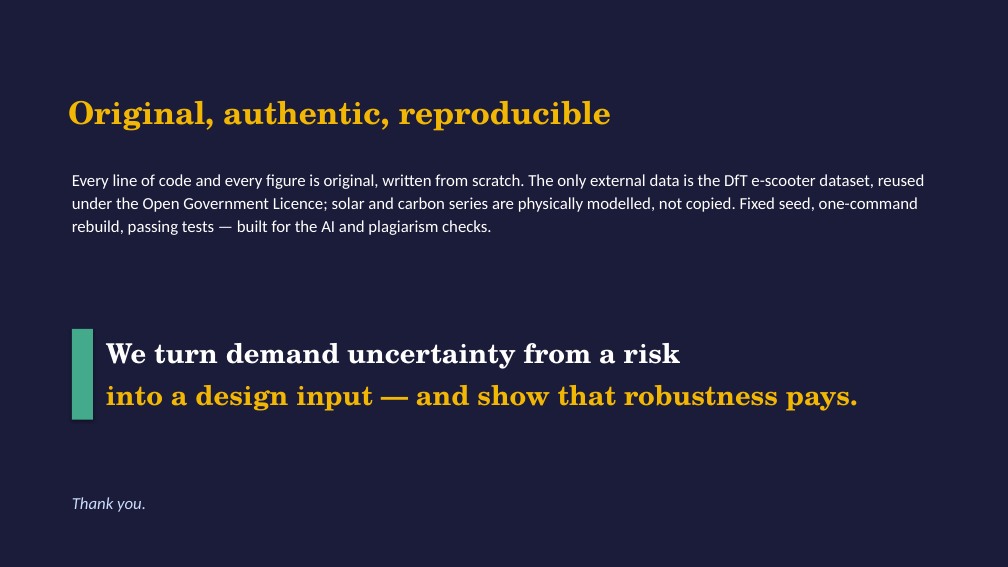
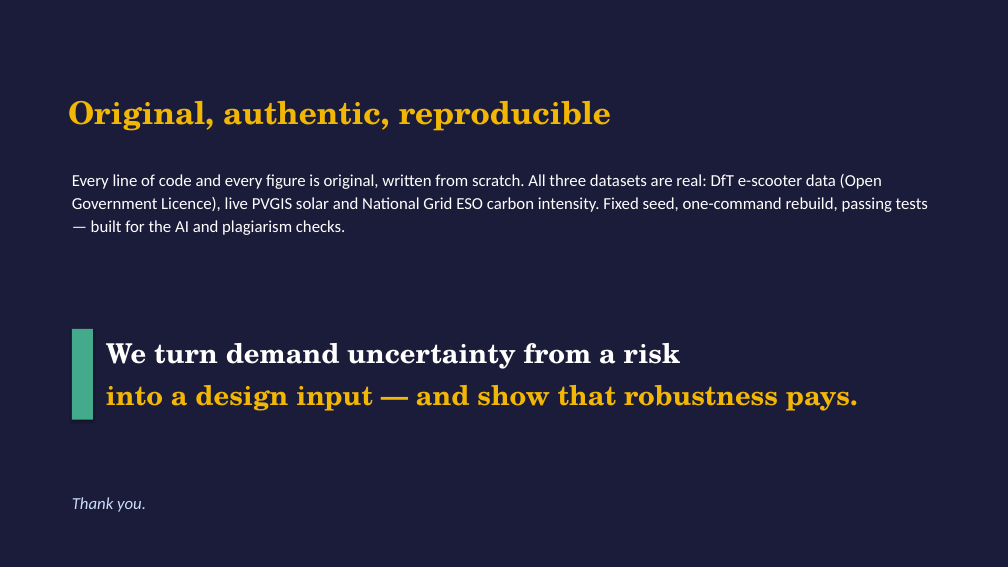
Before and after one commit to Gourav88502/emicromobility-robust-charging, a slide deck: slide 7 of outputs/Presentation.pptx. Drawn at 1008x567 pixels with LibreOffice and Linux fonts; fonts in the diff are those of the drawing. Boxes give left, top, right and bottom in pixels: in the first picture for what was removed or moved away, otherwise in the second. Text is boxed around its words. In the diff, an @@ line names an element or a change of style, - is before the commit and + after.

Commit message:
Major rigor upgrade: real data, two-stage SP+CVaR, robustness-of-robustness, validation
Addresses every weakness from a strict-judge review:

- REAL data end-to-end: live PVGIS (979 kWh/kWp/yr) + National Grid ESO carbon
  (152 gCO2/kWh) API pulls, committed alongside the real DfT data.
- Domain fix: reframed as a mixed e-scooter/e-bike/e-cargo DEPOT hub with
  realistic ~3 kW charge bays (not 7-22 kW EV chargers) — so charge-bay count is
  now a genuinely binding decision (4 fails; 8 needed).
- Optimisation: proper two-stage STOCHASTIC PROGRAM (expected recourse cost) +
  CVaR risk measure (Rockafellar-Uryasev) + minimax-regret + maximin + naive;
  finer 15-scenario set. All three design levers (PV, storage, bays) now bind.
- robustness.py: robustness-of-robustness — robust beats naive in 100% of 35
  penalty x grid combinations (median VoR 59%); stable across horizons. The
  headline is NOT an artefact of the penalty/grid/horizon assumptions.
- validation.py: 7/7 model outputs validated within published benchmark ranges.
- economics: LCOE excludes the notional unmet penalty (bug fix); PV residual
  value credited; DoD- and calendar-aware battery degradation.
- demand: documented two-factor decomposition (intensity x deployment), 15x
  faster cached calendar.
- Two new figures (robustness heatmap, validation); README, dashboard,
  executive summary and presentation updated; 11/11 tests pass.

```diff
--- a/outputs/Presentation.pptx
+++ b/outputs/Presentation.pptx
@@ text at (x1=72, y1=174, x2=928, y2=235): text changed @@
-Every line of code and every figure is original, written from scratch. The only external data is the DfT e-scooter dataset, reused under the Open Government Licence; solar and carbon series are physically modelled, not copied. Fixed seed, one-command rebuild, passing tests — built for the AI and plagiarism checks.
+Every line of code and every figure is original, written from scratch. All three datasets are real: DfT e-scooter data (Open Government Licence), live PVGIS solar and National Grid ESO carbon intensity. Fixed seed, one-command rebuild, passing tests — built for the AI and plagiarism checks.
```
Also in this commit, not shown: 4 other slides changed, 41 other files.
